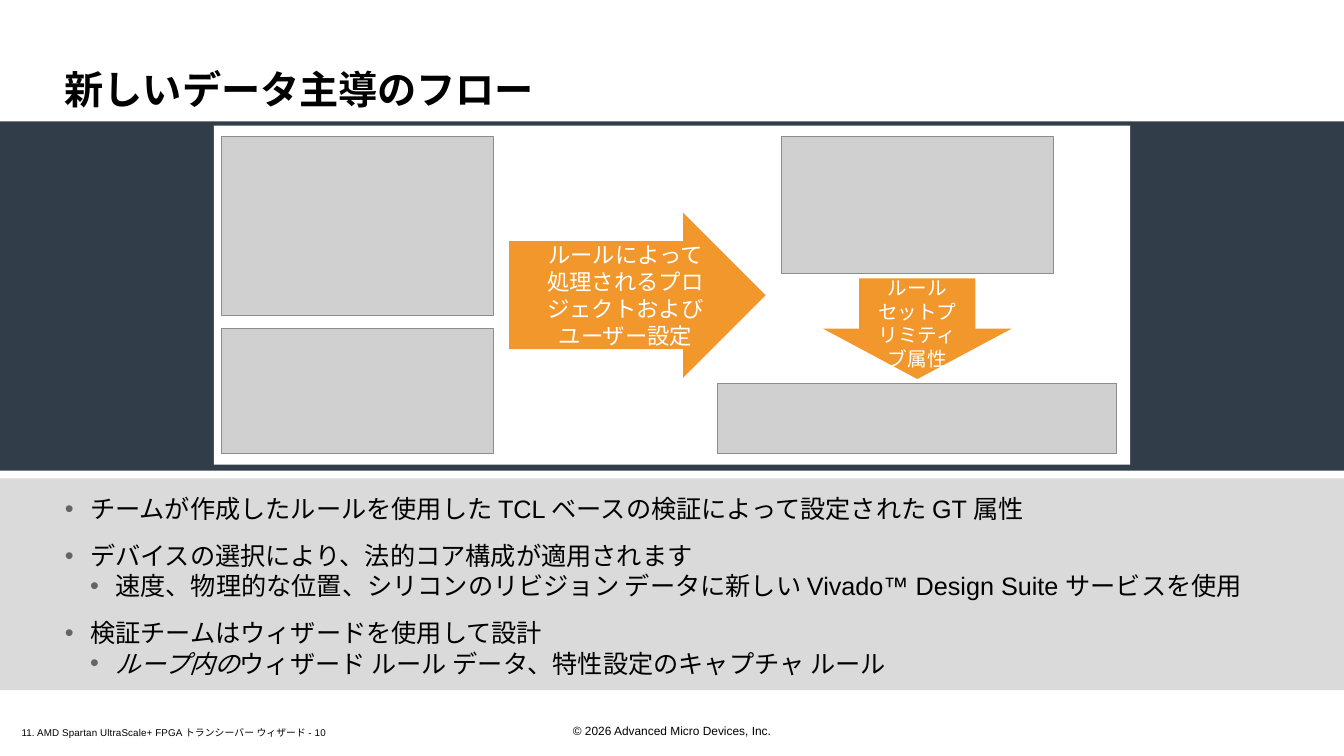
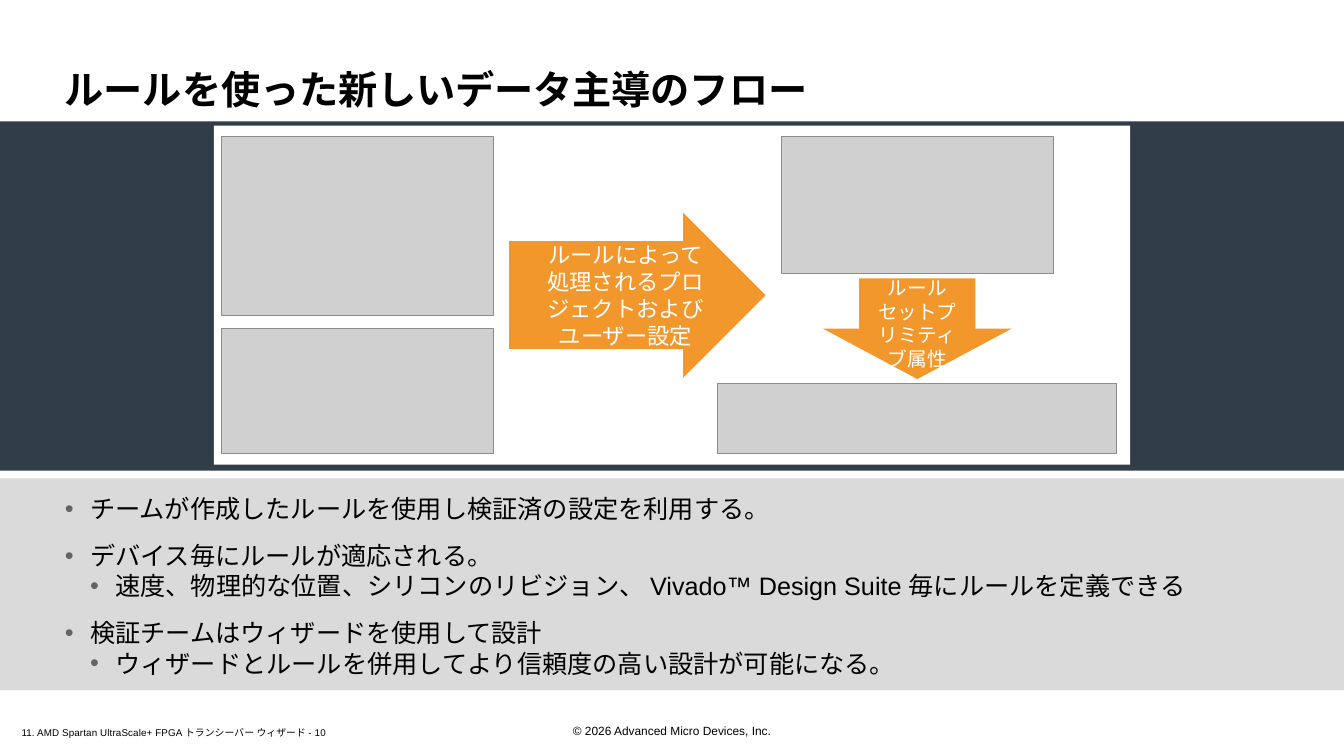
Before and after one commit to hdlabjk/spusp, a slide deck: slide 10 of doc/slides_docx/11. AMD Spartan UltraScale+ FPGAs Transceivers Wizard_ILT_translated_ja.pptx. Drawn at 1344x756 pixels with LibreOffice and Linux fonts; fonts in the diff are those of the drawing; grey boxes stand for pictures; background and template pictures are left out. Boxes give left, top, right and bottom in pixels: in the first picture for what was removed or moved away, otherwise in the second. Text is boxed around its words. In the diff, an @@ line names an element or a change of style, - is before the commit and + after.

```diff
--- a/doc/slides_docx/11. AMD Spartan UltraScale+ FPGAs Transceivers Wizard_ILT_translated_ja.pptx
+++ b/doc/slides_docx/11. AMD Spartan UltraScale+ FPGAs Transceivers Wizard_ILT_translated_ja.pptx
@@ title at [65, 70, 807, 108]: text changed @@
-新しいデータ主導のフロー
+ルールを使った新しいデータ主導のフロー
@@ text at [90, 497, 1186, 601]: text changed @@
-• チームが作成したルールを使用した TCL ベースの検証によって設定された GT 属性
-• デバイスの選択により、法的コア構成が適用されます
-  • 速度、物理的な位置、シリコンのリビジョン データに新しい Vivado™ Design Suite サービスを使用
+• チームが作成したルールを使用し検証済の設定を利用する。
+• デバイス毎にルールが適応される。
+  • 速度、物理的な位置、シリコンのリビジョン、 Vivado™ Design Suite 毎にルールを定義できる
@@ text at [115, 651, 895, 675]: text changed @@
-  • ループ内のウィザード ルール データ、特性設定のキャプチャ ルール
+  • ウィザードとルールを併用してより信頼度の高い設計が可能になる。
```
Also in this commit, not shown: 8 other slides changed, 10 other files.
